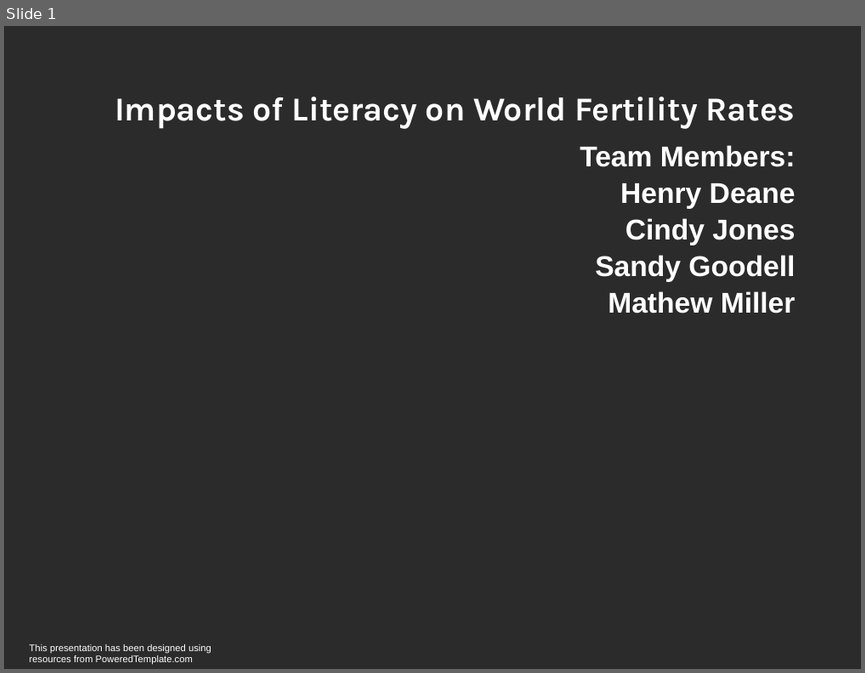
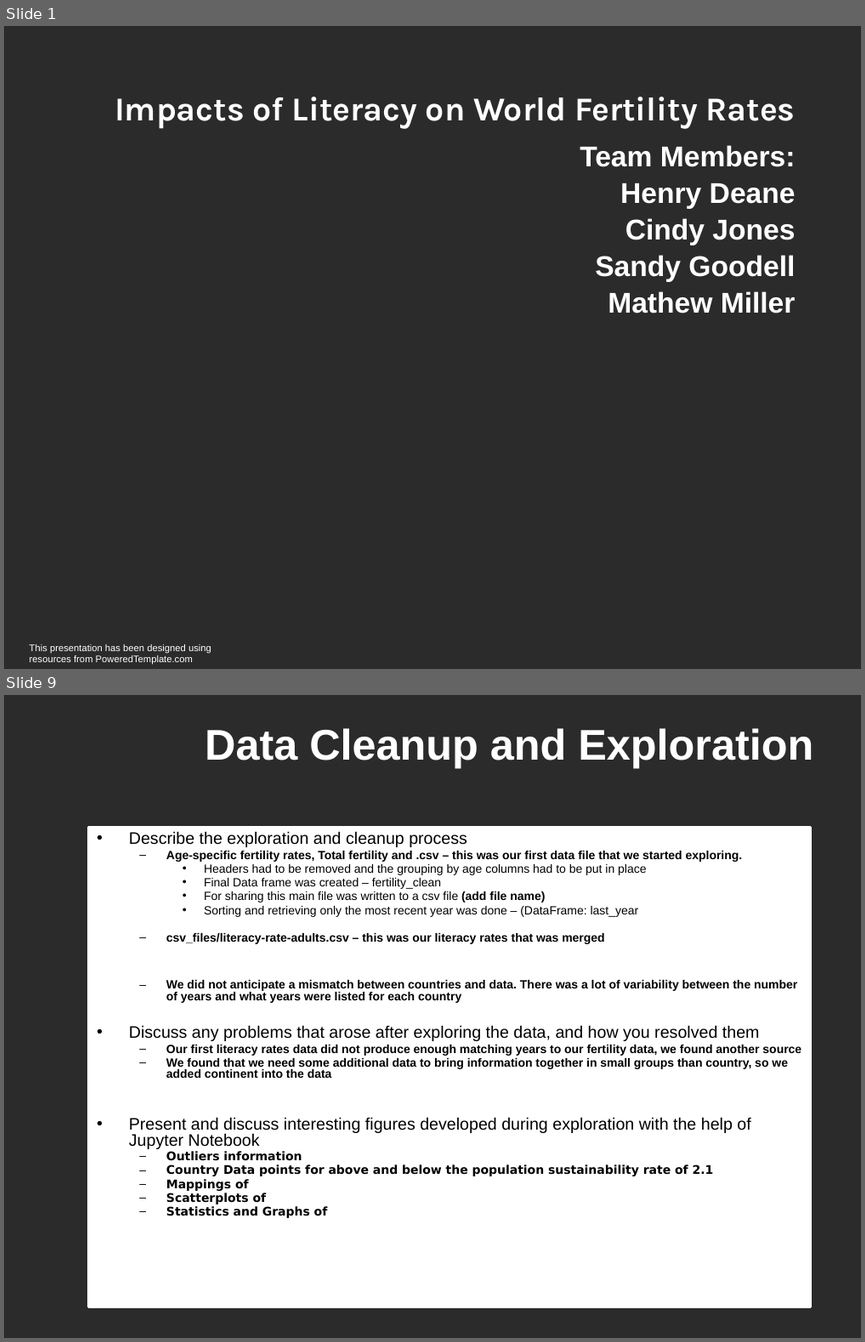
Before and after one commit to CShattoJones/Teamfive, a slide deck: sgoodel3template.pptx. Shown one above the other, each under a label of ours: slide 1 before the commit, slides 1 and 9 after it; the slides between them are not shown. The pictures are 865x673 and 865x1342 pixels, drawn with LibreOffice and Linux fonts; fonts in the diff are those of the drawing; background and template pictures are left out; a plain dark background stands for a picture behind light text. Boxes give left, top, right and bottom in pixels: in the first picture for what was removed or moved away, otherwise in the second. Text is boxed around its words. In the diff, an @@ line names an element or a change of style, - is before the commit and + after.

```diff
--- a/sgoodel3template.pptx
+++ b/sgoodel3template.pptx
@@ slide 9 added at <box>4,695,861,1338</box>, background picture (left out) @@
@@ title added at <box>205,728,813,768</box>, 36 pt, text #FFFFFF, bold @@
+Data Cleanup and Exploration
@@ rectangle added at <box>88,828,811,1307</box>, fill #FFFFFF, outline #FFFFFF 2 pt, 10 pt, text #000000, bold @@
+• Describe the exploration and cleanup process
+  – Age-specific fertility rates, Total fertility and .csv – this was our first data file that we started exploring.
+    • Headers had to be removed and the grouping by age columns had to be put in place
+    • Final Data frame was created – fertility_clean
+    • For sharing this main file was written to a csv file (add file name)
+    • Sorting and retrieving only the most recent year was done – (DataFrame: last_year
+  – csv_files/literacy-rate-adults.csv – this was our literacy rates that was merged
+  – We did not anticipate a mismatch between countries and data. There was a lot of variability between the number of years and what years were listed for each country
+• Discuss any problems that arose after exploring the data, and how you resolved them
+  – Our first literacy rates data did not produce enough matching years to our fertility data, we found another source
+  – We found that we need some additional data to bring information together in small groups than country, so we added continent into the data
+• Present and discuss interesting figures developed during exploration with the help of Jupyter Notebook
+  – Outliers information
+  – Country Data points for above and below the population sustainability rate of 2.1
+  – Mappings of
+  – Scatterplots of
+  – Statistics and Graphs of
```
Also in this commit, not shown: 3 slides changed, 6 other slides added, 2 slides removed.
